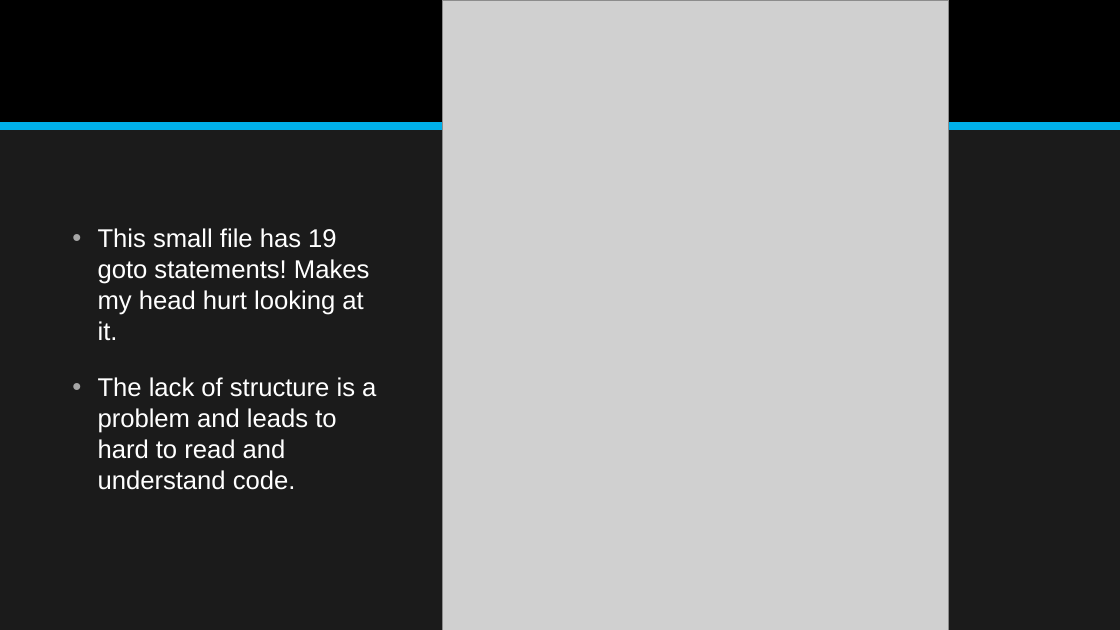
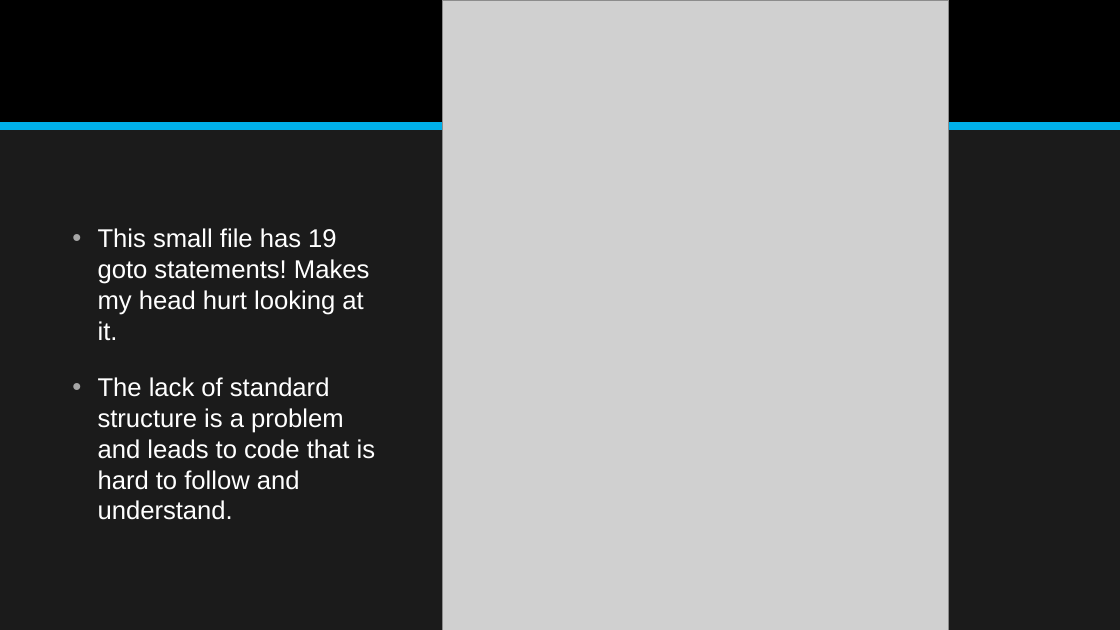
Before and after one commit to jonathan-r-jones/Composable-Batch-Files, a slide deck: slide 4 of Composable Batch File Helper.pptx. Drawn at 1120x630 pixels with LibreOffice and Linux fonts; fonts in the diff are those of the drawing; grey boxes stand for pictures. Boxes give left, top, right and bottom in pixels: in the first picture for what was removed or moved away, otherwise in the second. Text is boxed around its words. In the diff, an @@ line names an element or a change of style, - is before the commit and + after.

```diff
--- a/Composable Batch File Helper.pptx
+++ b/Composable Batch File Helper.pptx
@@ text at box(98, 377, 376, 520): text changed @@
-• The lack of structure is a problem and leads to hard to read and understand code.
+• The lack of standard structure is a problem and leads to code that is hard to follow and understand.
```
Also in this commit, not shown: 5 other slides changed.
